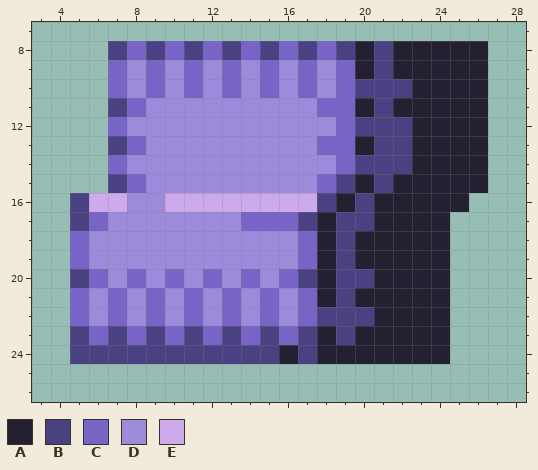
File history of a pixel-art sprite, Resources/Textures/Objects/Materials/Sheets/other.rsi/plasma_3.png. Above, as it was before the edit.
The file is 32x32 pixels. Shown: x 3..28, y 7..26.
Palette (. is transparent): A #251f32  B #494182  C #7864c6  D #9c8bdb  E #ceaaed
Pixels before, first column x 5:
 8 ..BCBCBCBCBCBCBABAAAAA
 9 ..CDCDCDCDCDCDCABAAAAA
10 ..CDCDCDCDCDCDCBBBAAAA
11 ..BCDDDDDDDDDCCABAAAAA
12 ..CDDDDDDDDDDDCBBBAAAA
13 ..BCDDDDDDDDDCCABBAAAA
14 ..CDDDDDDDDDDDCBBBAAAA
15 ..BCDDDDDDDDDCBABAAAAA
16 BEEDDEEEEEEEEBABAAAAA.
17 BCDDDDDDDCCCBABBAAAA..
18 CDDDDDDDDDDDCABAAAAA..
19 CDDDDDDDDDDDCABAAAAA..
20 BCDCDCDCDCDCBABBAAAA..
21 CDCDCDCDCDCDCABAAAAA..
22 CDCDCDCDCDCDCBBBAAAA..
23 BCBCBCBCBCBCBABAAAAA..
24 BBBBBBBBBBBABAAAAAAA..
The same view after the edit:
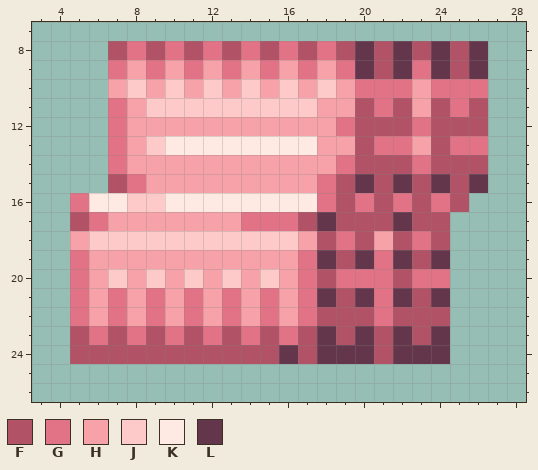
Colours new in this view: F #b25266  G #e27285  H #f6a2a8  J #fdc9c9  K #ffe9e3  L #64364b
Difference:
Changed rows in their new state; - is an unchanged pixel.
first column x 5:
 8 --FGFGFGFGFGFGFLFLFLFL
 9 --GHGHGHGHGHGHGLFLGLFL
10 --HJHJHJHJHJHJHGGGHGGG
11 --GHJJJJJJJJJHHFGFHFGF
12 --GHHHHHHHHHHHGFFFGFFF
13 --GHJKKKKKKKKHHFGGHFGG
14 --GHHHHHHHHHHHGFFFGFFF
15 --FGHHHHHHHHHGFLFLFLFL
16 GKKJJKKKKKKKKGFGFGFGF-
17 FGHHHHHHHGGGFLFFFLFF--
18 HJJJJJJJJJJJHFGFHFGF--
19 GHHHHHHHHHHHGLFLGLFL--
20 GHJHJHJHJHJHGFGGGFGG--
21 GHGHGHGHGHGHGLFLGLFL--
22 GHGHGHGHGHGHGFFFGFFF--
23 FGFGFGFGFGFGFLFLFLFL--
24 FFFFFFFFFFFLFLLLFLLL--
